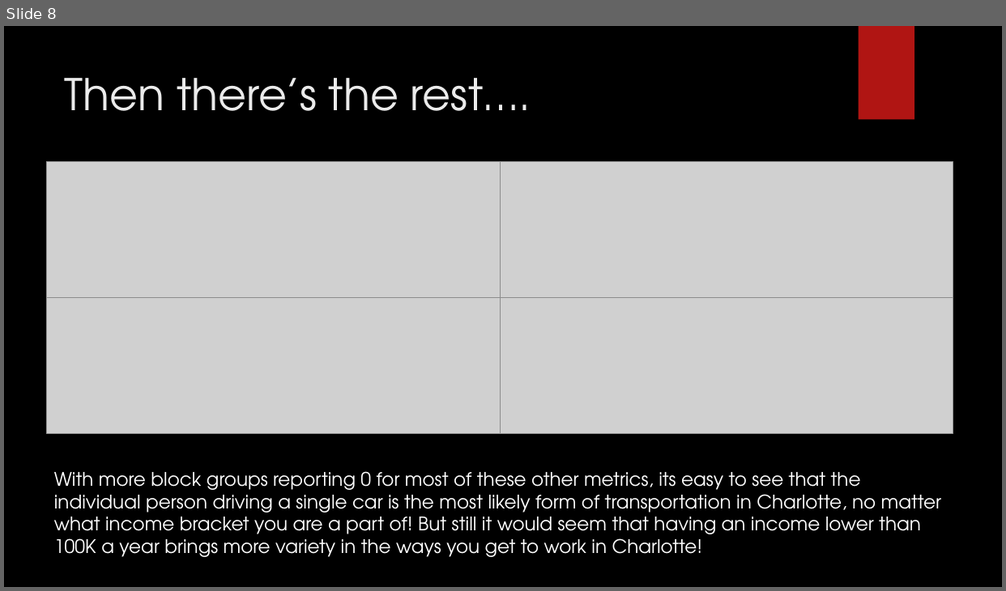
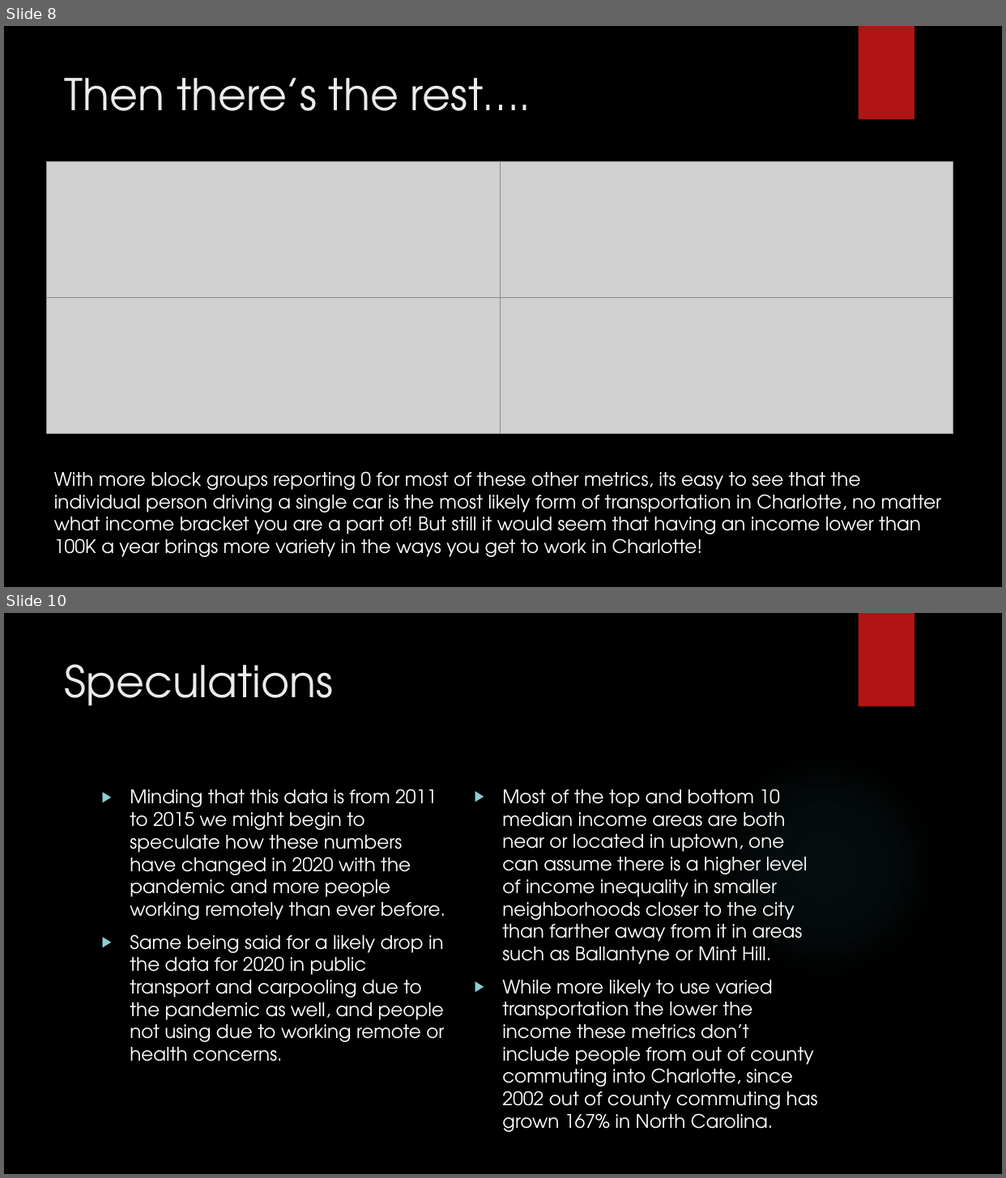
Before and after one commit to Apex8/Charlotte-income-vs-commute-analysis, a slide deck: Presentation.pptx. Shown one above the other, each under a label of ours: slide 8 before the commit, slides 8 and 10 after it; the slides between them are not shown. The pictures are 1006x591 and 1006x1178 pixels, drawn with LibreOffice and Linux fonts; fonts in the diff are those of the drawing; grey boxes stand for pictures; background and template pictures are left out. Boxes give left, top, right and bottom in pixels: in the first picture for what was removed or moved away, otherwise in the second. Text is boxed around its words. In the diff, an @@ line names an element or a change of style, - is before the commit and + after.

```diff
--- a/Presentation.pptx
+++ b/Presentation.pptx
@@ slide 10 added at <box>4,613,1002,1174</box>, background picture (left out); not listed: 2 template elements that a slide beside it also shows @@
@@ title added at <box>65,664,334,706</box>, 42 pt, text #EBEBEB @@
+Speculations
@@ text added at <box>130,789,445,1062</box>, 18 pt, text #FFFFFF @@
+▶ Minding that this data is from 2011 to 2015 we might begin to speculate how these numbers have changed in 2020 with the pandemic and more people working remotely than ever before.
+▶ Same being said for a likely drop in the data for 2020 in public transport and carpooling due to the pandemic as well, and people not using due to working remote or health concerns.
@@ text added at <box>502,789,818,1132</box>, 18 pt, text #FFFFFF @@
+▶ Most of the top and bottom 10 median income areas are both near or located in uptown, one can assume there is a higher level of income inequality in smaller neighborhoods closer to the city than farther away from it in areas such as Ballantyne or Mint Hill.
+▶ While more likely to use varied transportation the lower the income these metrics don’t include people from out of county commuting into Charlotte, since 2002 out of county commuting has grown 167% in North Carolina.
```
Also in this commit, not shown: 1 slide changed, 2 other slides added, 6 other files.
